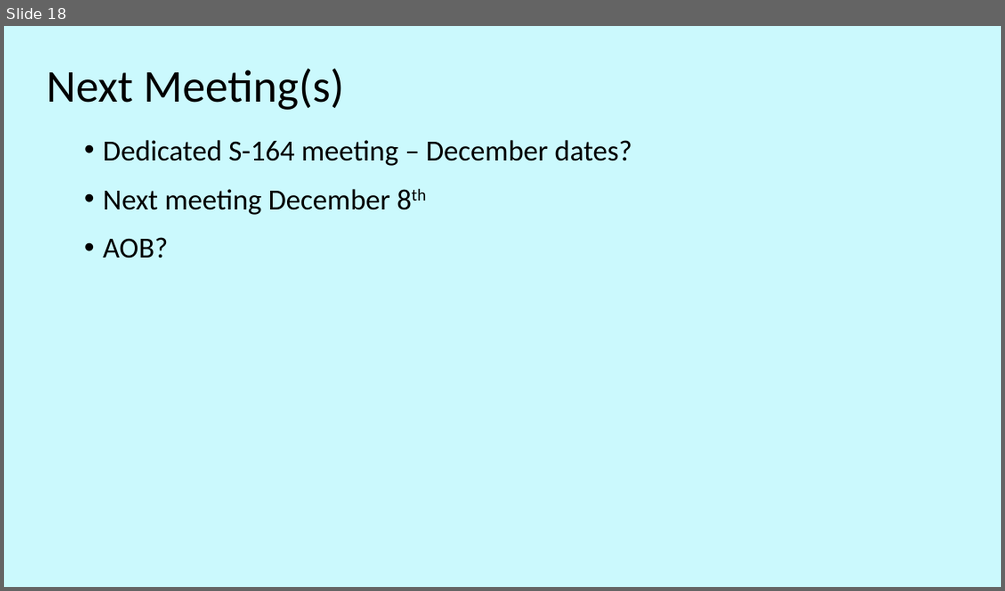
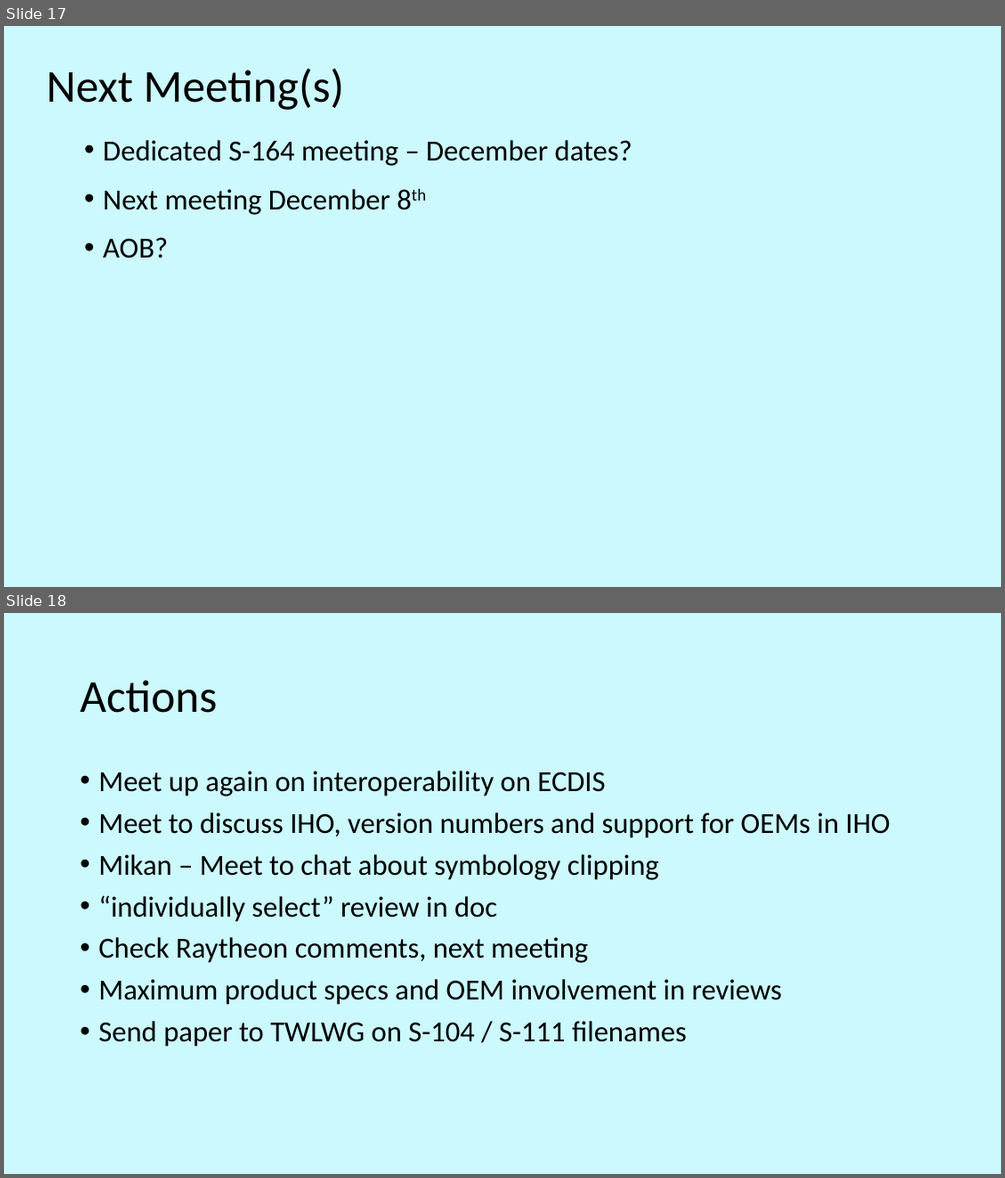
Before and after one commit to iho-ohi/98-interoperability, a slide deck: documents/2.4.0/S-98 VTC Nov.pptx. Shown one above the other, each under a label of ours: slide 18 before the commit, slides 17 and 18 after it. The pictures are 1005x591 and 1005x1178 pixels, drawn with LibreOffice and Linux fonts; fonts in the diff are those of the drawing; background and template pictures are left out. Boxes give left, top, right and bottom in pixels: in the first picture for what was removed or moved away, otherwise in the second. Text is boxed around its words. In the diff, an @@ line names an element or a change of style, - is before the commit and + after.

Commit message:
initial set of files for Dec meeting

```diff
--- a/documents/2.4.0/S-98 VTC Nov.pptx
+++ b/documents/2.4.0/S-98 VTC Nov.pptx
@@ slide 18 added at bbox=[4, 613, 1001, 1174], background #CBF9FD @@
@@ title added at bbox=[80, 680, 217, 713], 44 pt, text #000000 @@
+Actions
@@ text added at bbox=[98, 771, 890, 1046], 28 pt, text #000000 @@
+• Meet up again on interoperability on ECDIS
+• Meet to discuss IHO, version numbers and support for OEMs in IHO
+• Mikan – Meet to chat about symbology clipping
+• “individually select” review in doc
+• Check Raytheon comments, next meeting
+• Maximum product specs and OEM involvement in reviews
+• Send paper to TWLWG on S-104 / S-111 filenames
@@ what was slide 18 is now slide 17 @@
```
Also in this commit, not shown: 4 slides changed, 2 slides removed, 11 other files.
